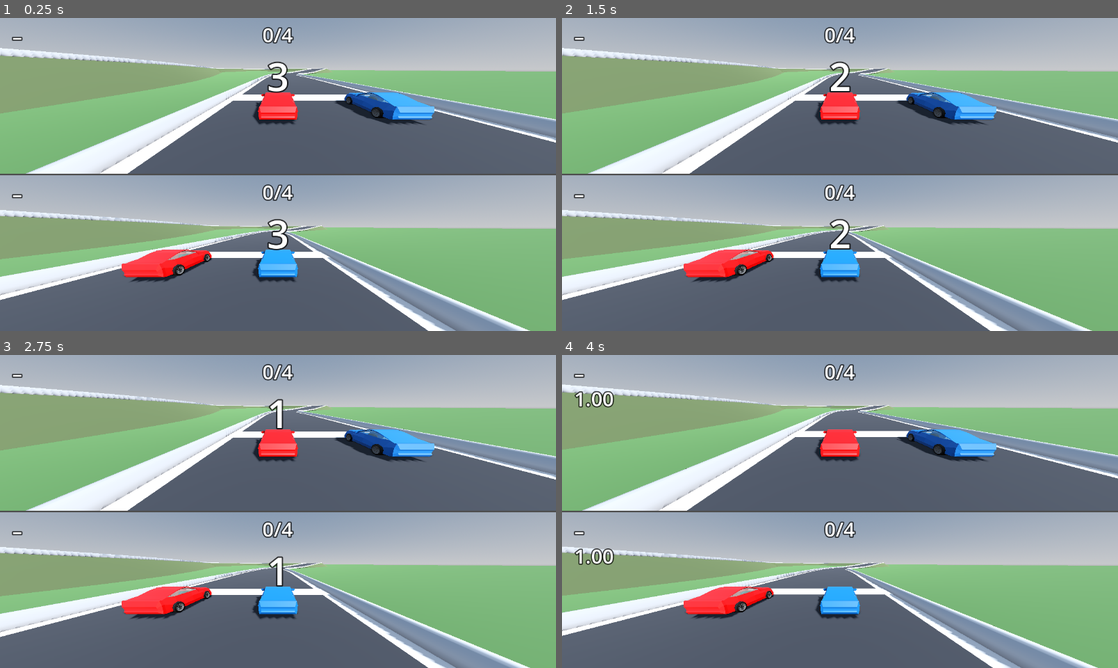
Above: before the commit, frames 1-4 (two rows, left to right).
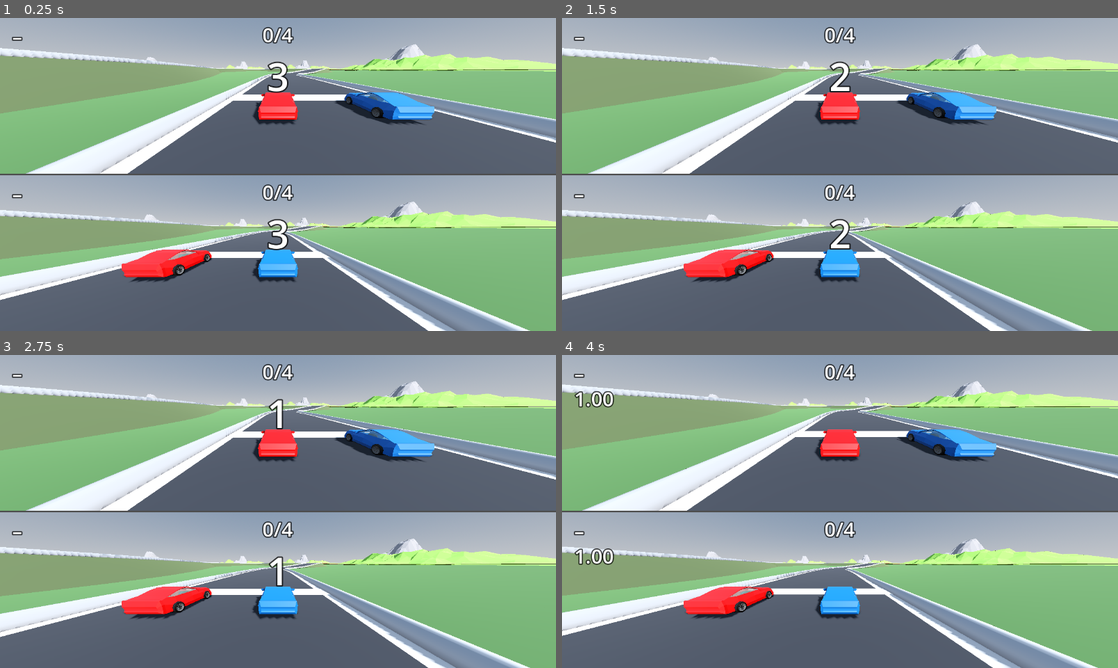
Above: after the commit, the same moments.

Repository: erte-del/2p-racing-game
Game: Godot game, scene res://scenes/main.tscn
Same seed, same stepped clock (60 frames per second), same inputs: the game is played once before the commit and once after it.
Inputs:
- Up to frame 1 (0.25 s): no input
- Up to frame 2 (1.5 s): tap Enter at 0.5 s; tap Space at 1.25 s
- Up to frame 3 (2.75 s): no input
- Up to frame 4 (4 s): tap Enter at 2.75 s

The runs differ from the first frame. In frame 1, 3.5% of the frame differs, in the area x 26-100%, y 8-68%; in frame 2, 3.5%; in frame 3, 3.5%; in frame 4, 3.5%.

Commit message:
Ring the play area with the low poly scenery
Uses "Low Poly Scenery Hills and Lake.blend" as the land around the
circuit. The blend is an island diorama 2.8 units across, hills rising
out of a lake that covers its whole footprint with no flat ground in it,
so it cannot be the ground under a course: scaled to cover the map its
relief is about 190 m, and a course is generated flat and lifted to rest
at zero, so the road would run through hillsides and under water. Ten
copies ring the play area instead, clear of the furthest a course reaches.

Its materials drive Base Color from a ColorRamp fed by a Geometry node,
which glTF cannot express, so the first export came out plain white. The
exporter now bakes each ramp to a flat colour, keeping the palette.

Each island's lake is a single plate most of its width. Sitting above
ground level, ten of them ringed the horizon and were seen edge-on from
beneath as a dark band across the sky, so the islands are sunk until the
waterline is below the ground.

The ground plane is widened to reach past the ring.

Co-Authored-By: Claude Opus 5 <noreply@anthropic.com>

Diff:
--- a/scenes/main.tscn
+++ b/scenes/main.tscn
@@ -5,6 +5,7 @@
 [ext_resource type="Script" uid="uid://bgixbbwu47xnr" path="res://scripts/chase_camera.gd" id="3_cam"]
 [ext_resource type="Script" uid="uid://bb8h05not4sca" path="res://scripts/rival_arrow.gd" id="4_arrow"]
 [ext_resource type="PackedScene" path="res://scenes/track/track.tscn" id="5_track"]
+[ext_resource type="Script" path="res://scripts/surroundings.gd" id="6_surround"]
 
 [sub_resource type="ProceduralSkyMaterial" id="Sky_mat"]
 
@@ -23,10 +24,10 @@
 
 [sub_resource type="PlaneMesh" id="Ground_mesh"]
 material = SubResource("Grass")
-size = Vector2(1200, 1200)
+size = Vector2(3600, 3600)
 
 [sub_resource type="BoxShape3D" id="Ground_shape"]
-size = Vector3(1200, 1, 1200)
+size = Vector3(3600, 1, 3600)
 
 [node name="Main" type="Node3D" unique_id=1451798057]
 script = ExtResource("1_main")
@@ -40,6 +41,9 @@
 
 [node name="Track" parent="." unique_id=1379249976 instance=ExtResource("5_track")]
 transform = Transform3D(1.0021281, 0, 0, 0, 1.0021281, 0, 0, 0, 1.0021281, 0, 0, 0)
+
+[node name="Surroundings" type="Node3D" parent="."]
+script = ExtResource("6_surround")
 
 [node name="Ground" type="StaticBody3D" parent="." unique_id=821519252]
 
--- /dev/null
+++ b/scripts/surroundings.gd
@@ -0,0 +1,82 @@
+class_name Surroundings
+extends Node3D
+
+## Rings the play area with the low poly hills and lake.
+##
+## The source blend is an island diorama: hills rising out of a lake that
+## covers its whole footprint, with no flat ground in it anywhere. Scaled up
+## and laid under a course it would run the road through hillsides and under
+## water, so it is used as the land *around* the circuit instead, standing off
+## beyond the furthest a course can reach and giving the horizon its shape.
+##
+## The layout is fixed rather than drawn from the course seed: the horizon
+## should sit still while courses come and go, not jump about between races.
+
+const SCENERY := preload("res://assets/models/scenery.glb")
+
+@export var island_count := 10
+## Far enough out that no course can reach it. Courses are held inside a
+## 480 m half-extent, and an island is about 290 m across at this scale.
+@export var ring_radius := 900.0
+@export var radius_jitter := 110.0
+@export var island_scale := 210.0
+@export var scale_jitter := 0.3
+## How far to sink the islands into the ground plane.
+##
+## This has to clear the lake, not just the rim. Each island's water is a
+## single plate most of its width, sitting about a sixteenth of the way up it;
+## left above ground level, ten of them ring the horizon and are seen edge-on
+## from beneath as a dark band across the sky. Dropping the waterline below the
+## ground hides them and leaves the hills.
+@export var sink := 24.0
+@export var layout_seed := 20260902
+
+var _meshes: Dictionary = {}
+
+
+func _ready() -> void:
+	build()
+
+
+func build() -> void:
+	for child in get_children():
+		remove_child(child)
+		child.queue_free()
+
+	if _meshes.is_empty():
+		var scene := SCENERY.instantiate()
+		for node in scene.find_children("*", "MeshInstance3D", true, false):
+			var mesh_instance := node as MeshInstance3D
+			if mesh_instance.mesh:
+				_meshes[mesh_instance.name] = mesh_instance.mesh
+		scene.free()
+	if _meshes.is_empty():
+		push_warning("Surroundings: no meshes in the scenery model")
+		return
+
+	var rng := RandomNumberGenerator.new()
+	rng.seed = layout_seed
+
+	var placements: Array[Transform3D] = []
+	for i in island_count:
+		# Even spacing round the ring, nudged, so the islands read as a range
+		# rather than as a row of identical lumps.
+		var angle := TAU * float(i) / float(island_count) + rng.randf_range(-0.12, 0.12)
+		var radius := ring_radius + rng.randf_range(-radius_jitter, radius_jitter)
+		var scale := island_scale * (1.0 + rng.randf_range(-scale_jitter, scale_jitter))
+		var basis := Basis(Vector3.UP, rng.randf() * TAU).scaled(Vector3.ONE * scale)
+		placements.append(Transform3D(basis, Vector3(
+				cos(angle) * radius, -sink, sin(angle) * radius)))
+
+	# Plain instances rather than a MultiMesh. At ten islands the batching
+	# saves nothing worth having, and MultiMesh instance transforms cannot be
+	# read back under the headless renderer, so this stays testable.
+	for i in placements.size():
+		for name in _meshes:
+			var instance := MeshInstance3D.new()
+			instance.name = "%s_%d" % [name, i]
+			instance.mesh = _meshes[name]
+			instance.transform = placements[i]
+			# Distant scenery: shadows from it cost more than they show.
+			instance.cast_shadow = GeometryInstance3D.SHADOW_CASTING_SETTING_OFF
+			add_child(instance)
Binary file added: assets/models/scenery.glb
Not shown, added: assets/models/scenery.glb.import
Not shown, added: scripts/surroundings.gd.uid
Not shown, changed: README.md
Not shown, added: tools/export_scenery.py
